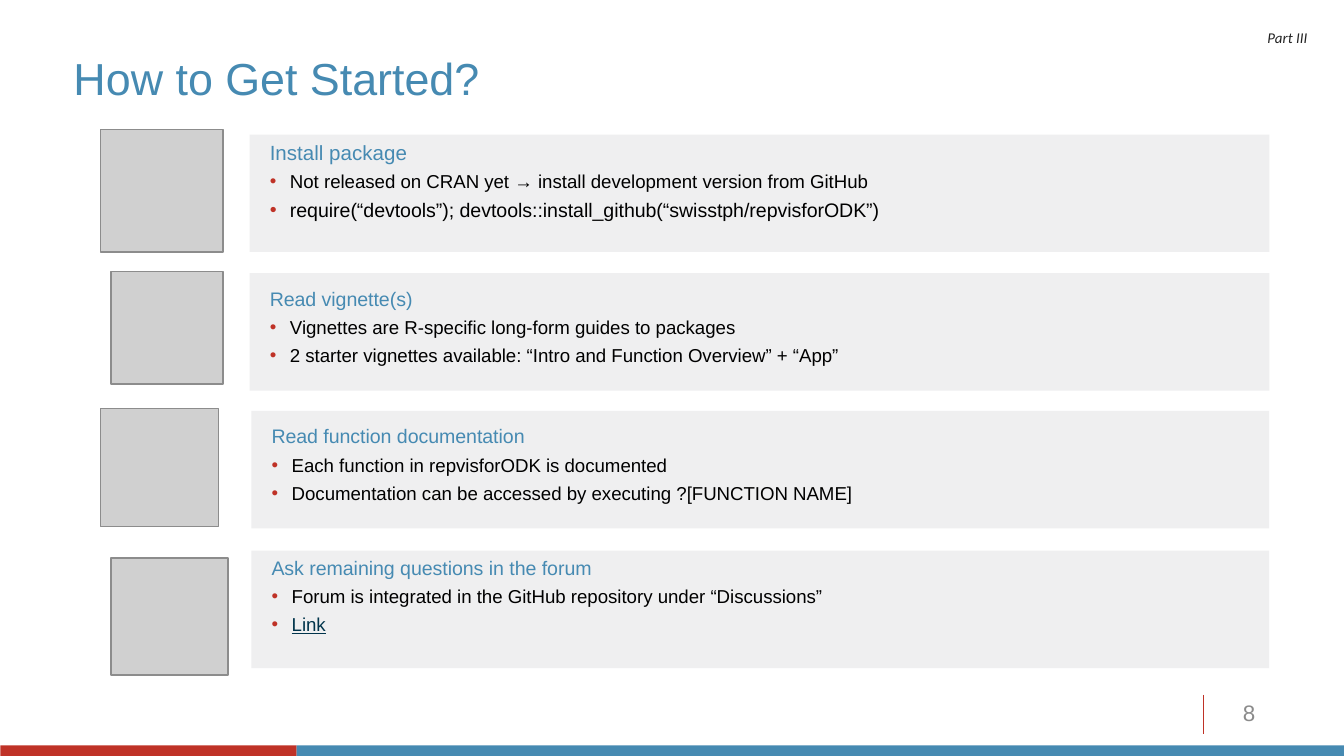
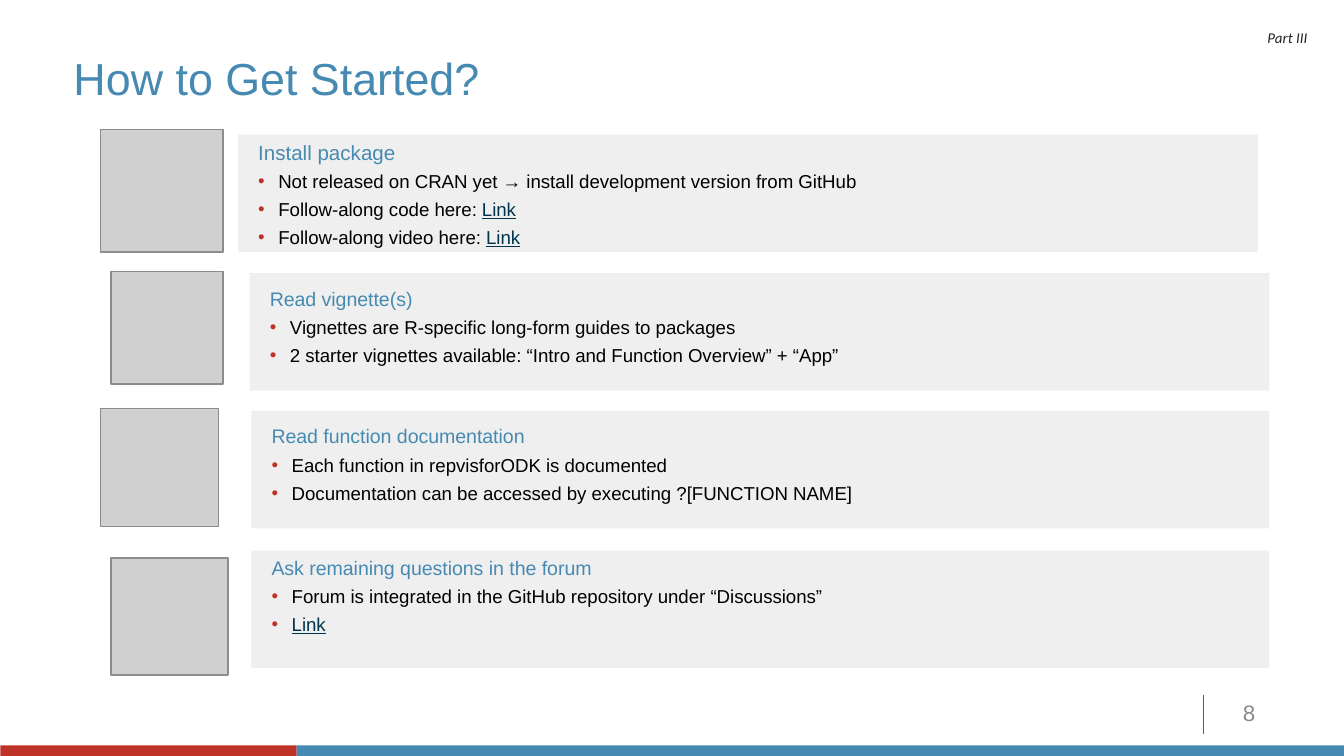
Before and after one commit to SwissTPH/repvisforODK, a slide deck: slide 8 of media/ppt/repvisforODK_demo_event.pptx. Drawn at 1344x756 pixels with LibreOffice and Linux fonts; fonts in the diff are those of the drawing; grey boxes stand for pictures; background and template pictures are left out. Boxes give left, top, right and bottom in pixels: in the first picture for what was removed or moved away, otherwise in the second. Text is boxed around its words. In the diff, an @@ line names an element or a change of style, - is before the commit and + after.

Commit message:
updated ppt

```diff
--- a/media/ppt/repvisforODK_demo_event.pptx
+++ b/media/ppt/repvisforODK_demo_event.pptx
@@ rectangle "Install package" moved from (x1=250, y1=134, x2=1270, y2=251) to (x1=238, y1=134, x2=1258, y2=251) @@
@@ text in rectangle at (x1=278, y1=202, x2=520, y2=248): text changed; size 10.5 to 10 pt @@
-• require(“devtools”); devtools::install_github(“swisstph/repvisforODK”)
+• Follow-along code here: Link
+• Follow-along video here: Link
```
Also in this commit, not shown: 1 other slide changed, 1 slide added.
